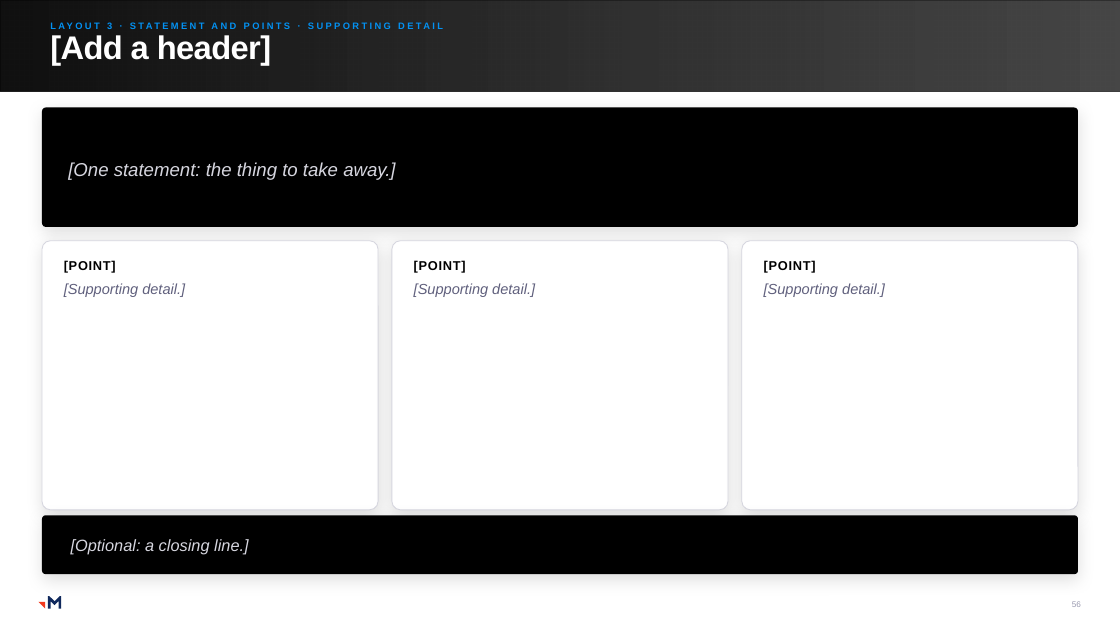
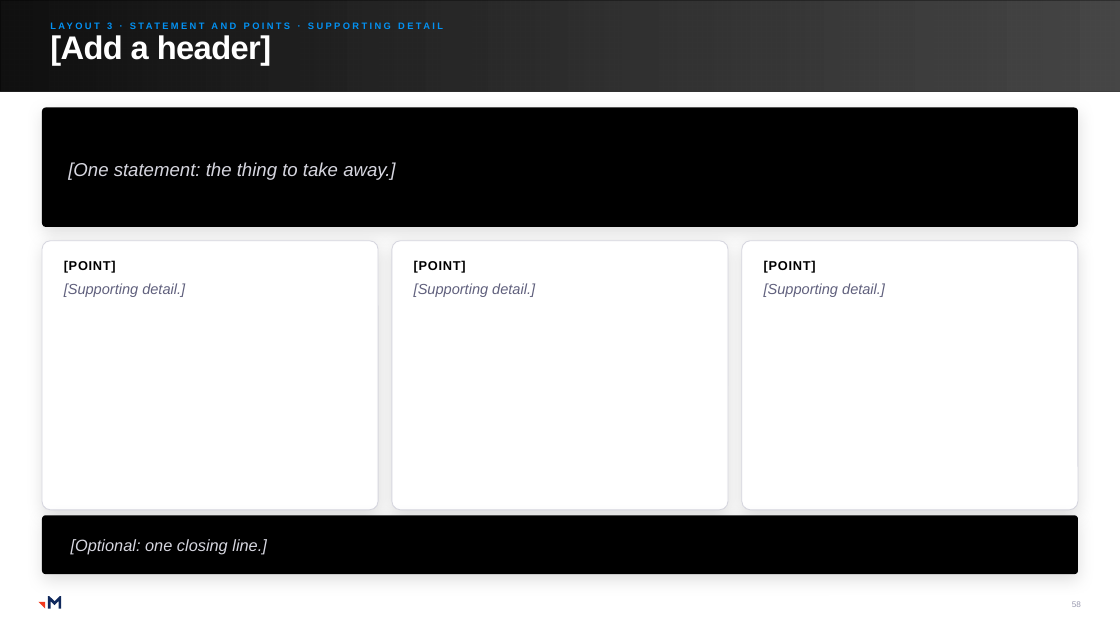
Before and after one commit to RachelHarrisMerkle/BasicMerkle, a slide deck: slide 58 of Priorities_Master.pptx (slide 56 before the commit). Drawn at 1120x630 pixels with LibreOffice and Linux fonts; fonts in the diff are those of the drawing; grey boxes stand for pictures. Boxes give left, top, right and bottom in pixels: in the first picture for what was removed or moved away, otherwise in the second. Text is boxed around its words. In the diff, an @@ line names an element or a change of style, - is before the commit and + after.

```diff
--- a/Priorities_Master.pptx
+++ b/Priorities_Master.pptx
@@ text in rounded rectangle at (71,539,267,554): text changed @@
-[Optional: a closing line.]
+[Optional: one closing line.]
```
Also in this commit, not shown: 33 other slides changed, 4 slides added, 2 slides removed, 1 other file.
